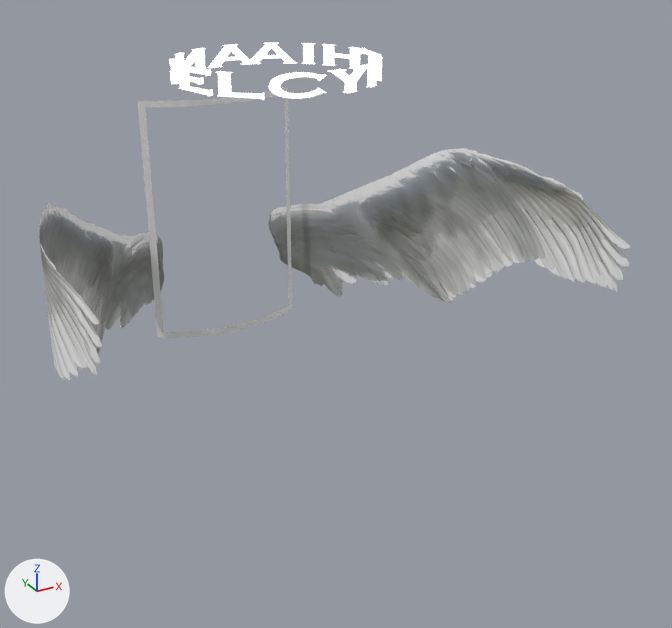
A saved change to the glTF model model/Ange-bb.glb.
The view is the same before and after, from a 50 mm camera at (-3.84, -8.2, 3.55) aimed at (0.3, -0.66, -0.22). The axes (+X, +Y, +Z) are drawn at lower left. The lights are the same throughout. Where no turn or scale is listed for an object, it has been applied to the vertices.

In view in the first picture: 'jw.psd.3', 'wwwwww', 'yo.3', '平面.2'.
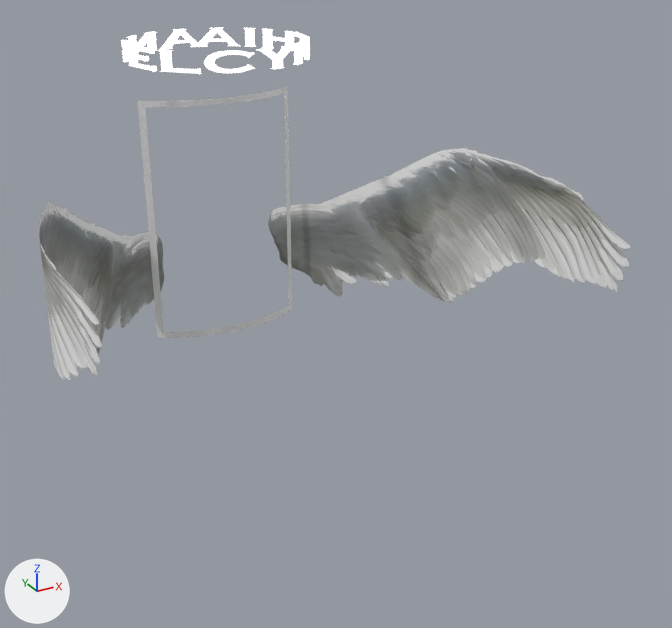
Patch to the scene script:
```diff
--- a/model/Ange-bb.glb.py
+++ b/model/Ange-bb.glb.py
@@ ob_wwwwww @@
 ob_wwwwww = bpy.data.objects.new('wwwwww', me_mesh_3)
-ob_wwwwww.location = (0.0, -0.01, 2.1)
+ob_wwwwww.location = (0.0, 1.48, 2.1)
```

Changed parts and their boxes (x1, y1, x2, y2) in the pictures (672 x 628 px):
'wwwwww', moved: before (169, 42, 382, 100); after (121, 27, 310, 75)
